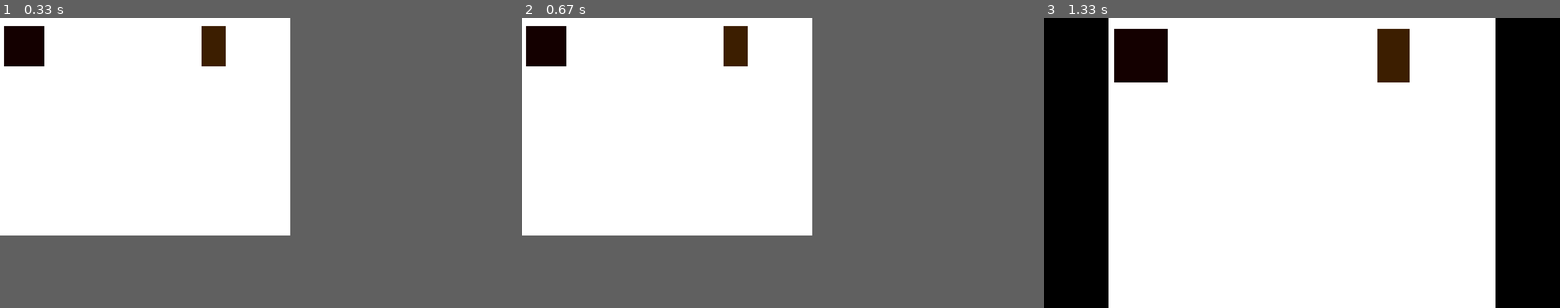
Above: before the commit, frames 1-3 (left to right).
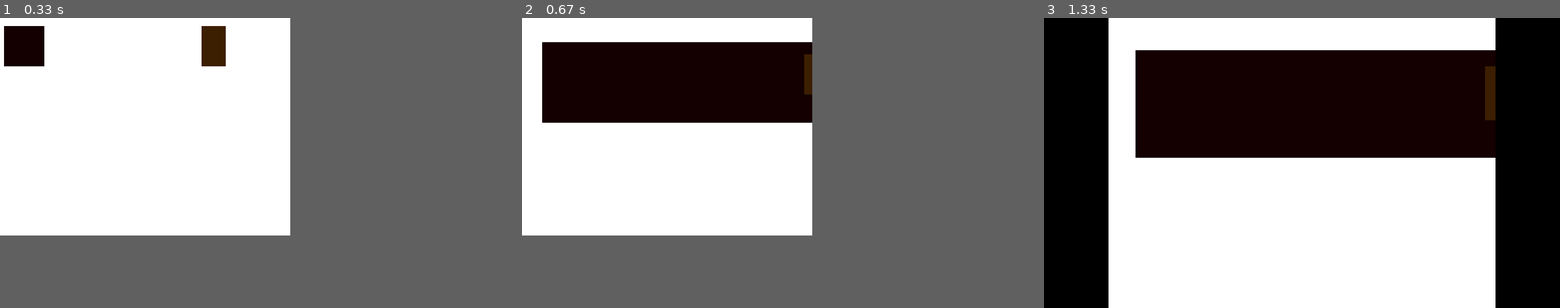
Above: after the commit, the same moments.

Repository: betaRadiation/pygame-engine-game
Game: pygame game, started from game.py
Same seed, same stepped clock (60 frames per second), same inputs: the game is played once before the commit and once after it.
Inputs:
- Up to frame 1 (0.33 s): no input
- Up to frame 2 (0.67 s): tap Enter at 0.33 s
- Up to frame 3 (1.33 s): hold F 0.67-1.13 s; hold D 0.67-1.13 s

Frame 1 is identical in both runs. In frame 2, 15% of the frame differs, in the area x 0-57%, y 2-37%; in frame 3, 27%, in the area x 13-88%, y 3-49%.

Commit message:
finished state system, fixed mac bug.

Diff:
--- a/game.py
+++ b/game.py
@@ -18,7 +18,7 @@
         self.height = 540
         self.width = 720
         self.gameCanvas = pygame.Surface((self.gWidth,self.gHeight))
-        self.actions = {"up": False, "down": False, "left": False, "right": False, "action1": False, "action2": False}
+        self.actions = {"up": False, "down": False, "left": False, "right": False, "action1": False, "action2": False, "start": False}
         self.loadStates()
 
     def init(self):
@@ -52,6 +52,8 @@
                 self.actions["left"] = True
             if event.key == pygame.K_d:
                 self.actions["right"] = True
+            if event.key == pygame.K_RETURN:
+                self.actions["start"] = True
             if event.key == pygame.K_f:
                 if self.screen.get_flags() & pygame.FULLSCREEN:
                     self.screen = pygame.display.set_mode(self.size, pygame.RESIZABLE)
@@ -73,8 +75,8 @@
                 self.actions["left"] = False
             if event.key == pygame.K_d:
                 self.actions["right"] = False
-            if event.key == pygame.K_f:
-                self.actions["fullscreen"] = False
+            if event.key == pygame.K_RETURN:
+                self.actions["start"] = False
         # Checks mouse buttons
         if event.type == pygame.MOUSEBUTTONUP and event.button == 1:
             self.actions["action1"] = False
@@ -94,9 +96,8 @@
     def render(self):
         self.stateStack[-1].render(self.gameCanvas)
         # Render current state to the screen
-
+        self.screen.fill((0, 0, 0))
         self.screen.blit(pygame.transform.scale(self.gameCanvas,(self.nWidth, self.nHeight)), ((self.width/2)-(self.nWidth/2), 0))
-#        self.screen.fill((0, 0, 0))
         pygame.display.update()
 
     def cleanup(self):
--- a/states/baseState.py
+++ b/states/baseState.py
@@ -1,4 +1,3 @@
-
 class state():
     def __init__(self, game):
         self.game = game
@@ -9,10 +8,10 @@
     def render(self, surface):
         pass
 
-    def enter_state(self):
-        if len(self.game.state_stack) > 1:
+    def enterState(self):
+        if len(self.game.stateStack) > 1:
             self.prev_state = self.game.state_stack[-1]
-        self.game.state_stack.append(self)
+        self.game.stateStack.append(self)
 
     def exit_state(self):
         self.game.state_stack.pop()
--- /dev/null
+++ b/states/gameWorld.py
@@ -0,0 +1,20 @@
+from states.baseState import state
+from pygame.locals import *
+import pygame
+
+class gameWorld(state):
+    def __init__(self, game):
+        state.__init__(self, game)
+
+
+    def update(self, delta_time, actions):
+        pass
+        # if actions["action1"]:
+            # new_state = Game_World(self.game)
+            # new_state.enter_state()
+        # self.game.reset_keys()
+
+    def render(self, display):
+        display.fill((255,255,255))
+        pygame.draw.rect(display, (20, 0, 0), (50,60,800,200))
+        pygame.draw.rect(display, (60, 30, 0), (700,90,60,100))
--- a/states/title.py
+++ b/states/title.py
@@ -1,4 +1,5 @@
 from states.baseState import state
+from states.gameWorld import gameWorld
 from pygame.locals import *
 import pygame
 
@@ -9,10 +10,9 @@
 
     def update(self, delta_time, actions):
         pass
-        # if actions["action1"]:
-            # new_state = Game_World(self.game)
-            # new_state.enter_state()
-        # self.game.reset_keys()
+        if actions["start"]:
+            newState = gameWorld(self.game)
+            newState.enterState()
 
     def render(self, display):
         display.fill((255,255,255))
